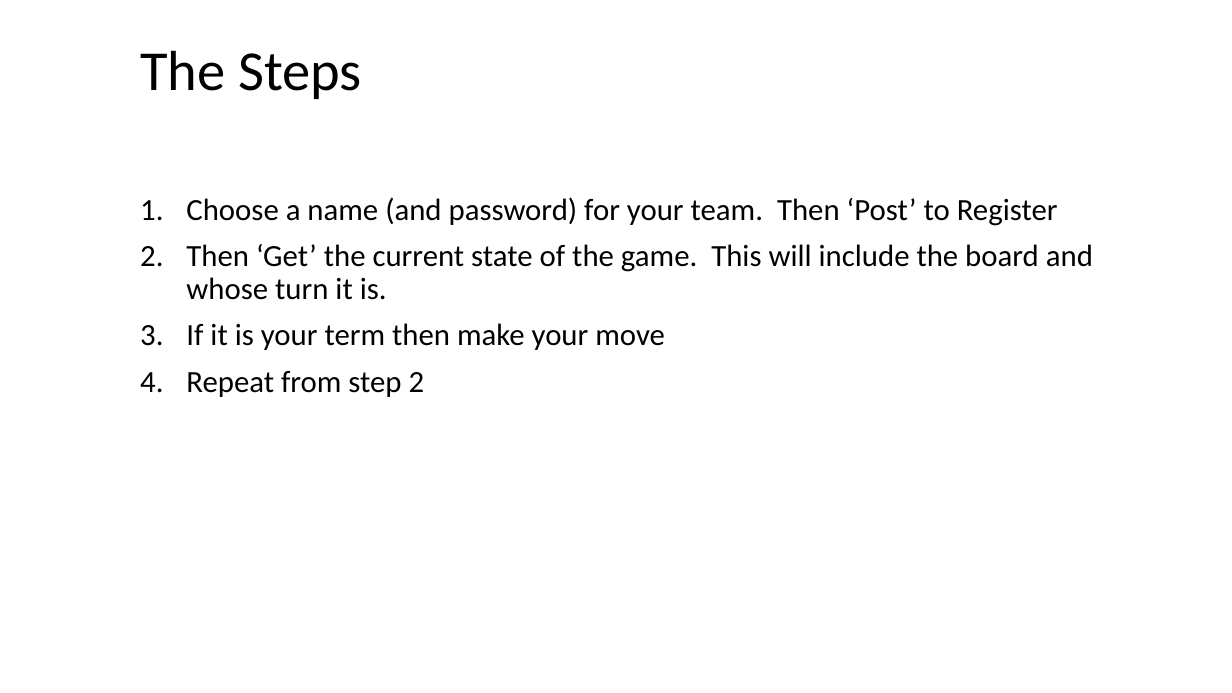
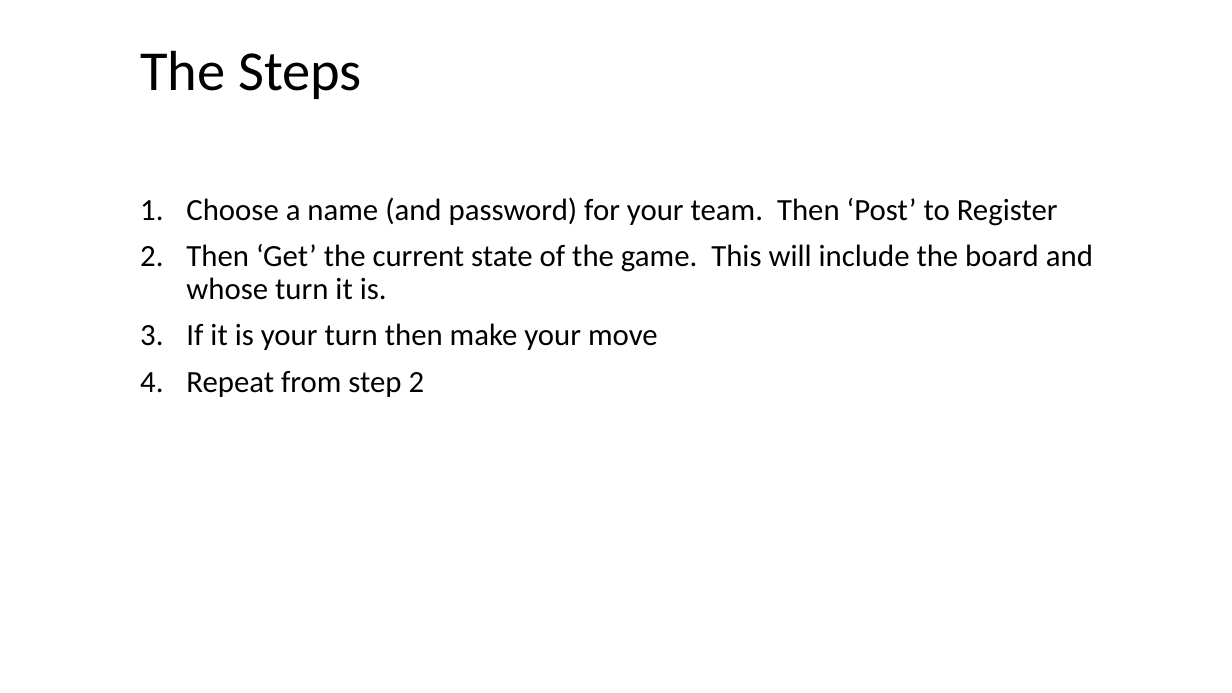
Before and after one commit to YorkCodeDojo/Connect4, a slide deck: slide 4 of Connect4.pptx. Drawn at 1232x693 pixels with LibreOffice and Linux fonts; fonts in the diff are those of the drawing; background and template pictures are left out. Boxes give left, top, right and bottom in pixels: in the first picture for what was removed or moved away, otherwise in the second. Text is boxed around its words. In the diff, an @@ line names an element or a change of style, - is before the commit and + after.

```diff
--- a/Connect4.pptx
+++ b/Connect4.pptx
@@ text at [186, 323, 658, 350]: text changed @@
-  3. If it is your term then make your move
+  3. If it is your turn then make your move
```
Also in this commit, not shown: 3 other slides changed, 6 other files.
